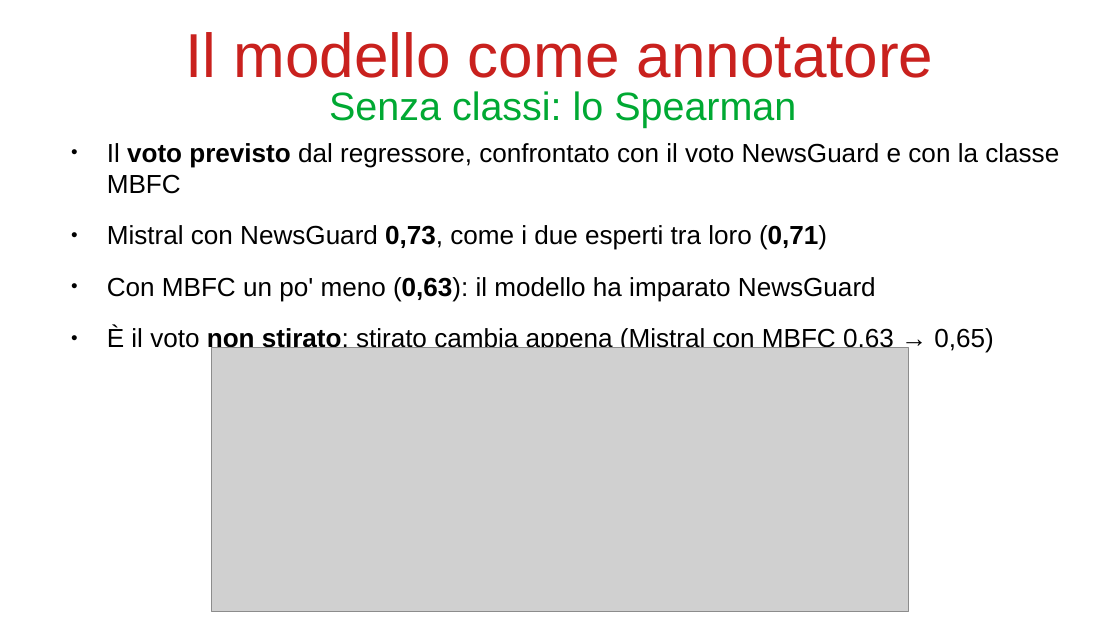
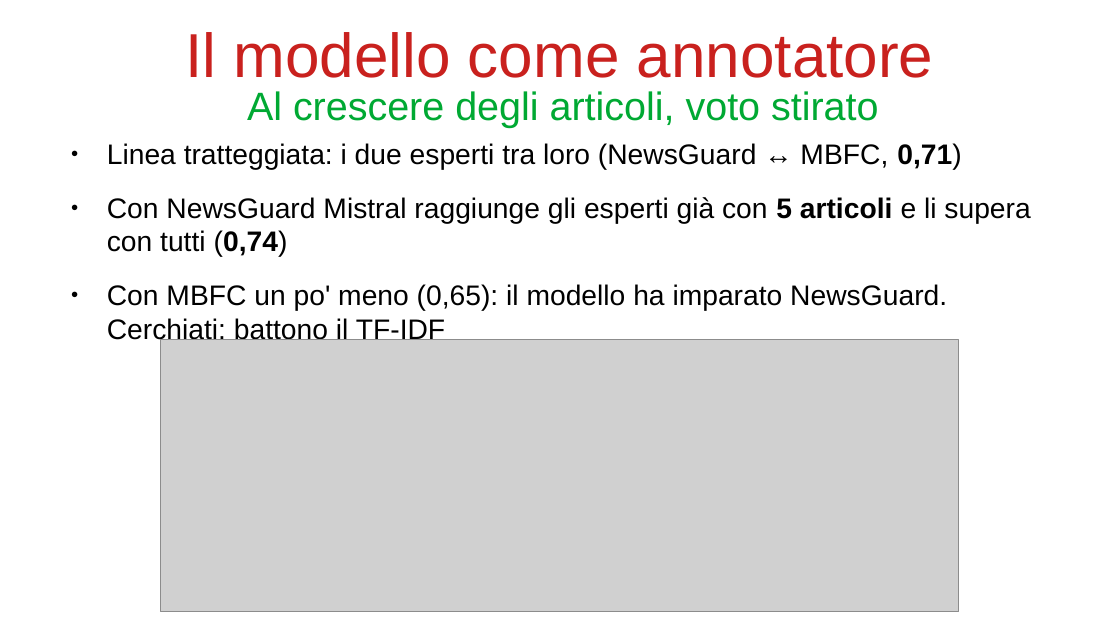
Before and after one commit to bianchi-john/PublisherClassification, a slide deck: slide 38 of Presentazioni/Stato finale/FinalState.odp. Drawn at 1120x630 pixels with LibreOffice and Linux fonts; fonts in the diff are those of the drawing; grey boxes stand for pictures. Boxes give left, top, right and bottom in pixels: in the first picture for what was removed or moved away, otherwise in the second. Text is boxed around its words. In the diff, an @@ line names an element or a change of style, - is before the commit and + after.

```diff
--- a/Presentazioni/Stato finale/FinalState.odp
+++ b/Presentazioni/Stato finale/FinalState.odp
@@ title at [247, 91, 878, 128]: text changed @@
-Senza classi: lo Spearman
+Al crescere degli articoli, voto stirato
@@ text at [107, 143, 1030, 345]: text changed; size 18.5 to 20 pt @@
-● Il voto previsto dal regressore, confrontato con il voto NewsGuard e con la classe MBFC
-● Mistral con NewsGuard 0,73, come i due esperti tra loro (0,71)
-● Con MBFC un po' meno (0,63): il modello ha imparato NewsGuard
-● È il voto non stirato; stirato cambia appena (Mistral con MBFC 0,63 → 0,65)
+● Linea tratteggiata: i due esperti tra loro (NewsGuard ↔ MBFC, 0,71)
+● Con NewsGuard Mistral raggiunge gli esperti già con 5 articoli e li supera con tutti (0,74)
+● Con MBFC un po' meno (0,65): il modello ha imparato NewsGuard. Cerchiati: battono il TF-IDF
@@ picture: place and size @@
-picture at [212, 349, 909, 613]
+picture at [161, 340, 958, 613]
```
Also in this commit, not shown: 1 other slide changed, 1 slide added, 1 slide removed, 6 other files.
